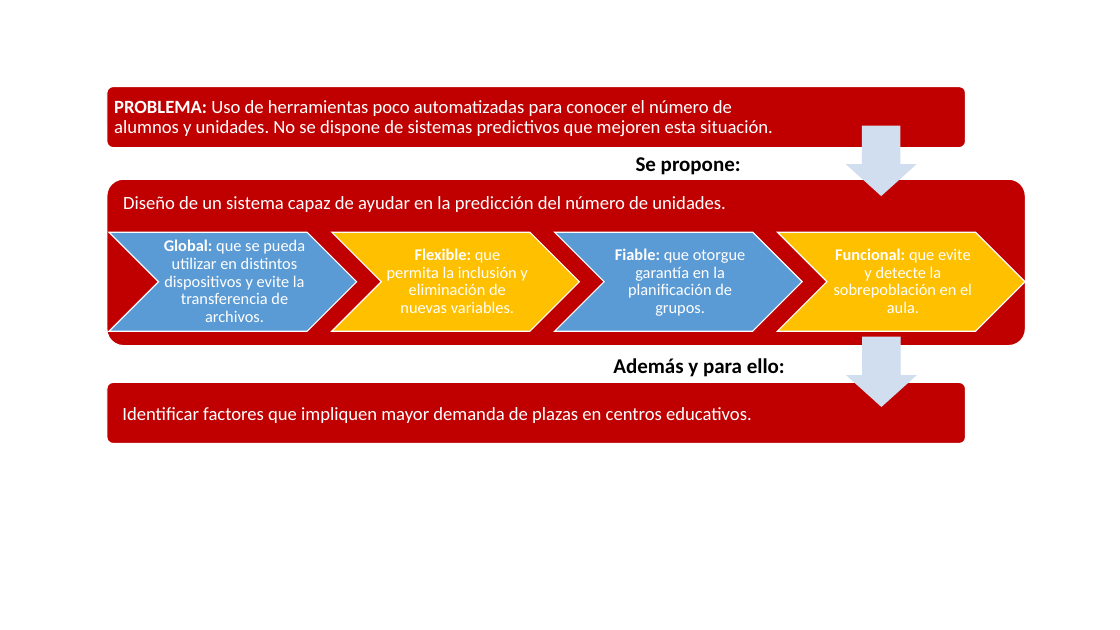
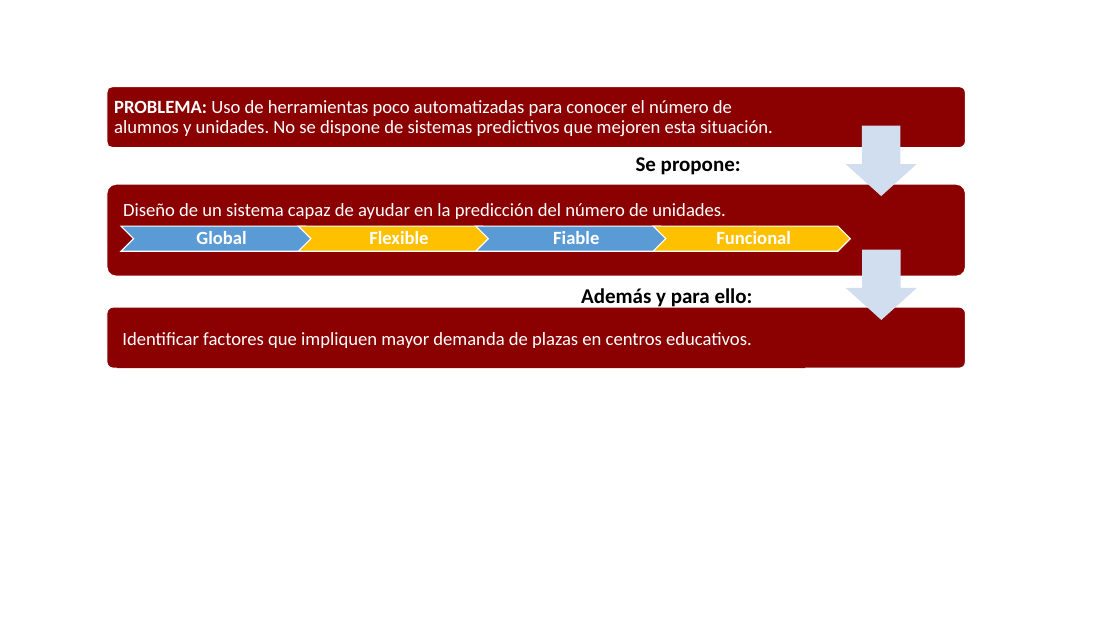
Before and after one commit to abeldeandres/TFM-Educacion, a slide deck: slide 3 of Presentacion/WordArt.pptx. Drawn at 1120x630 pixels with LibreOffice and Linux fonts; fonts in the diff are those of the drawing. Boxes give left, top, right and bottom in pixels: in the first picture for what was removed or moved away, otherwise in the second. Text is boxed around its words. In the diff, an @@ line names an element or a change of style, - is before the commit and + after.

Commit message:
Modificaciones en la Presentacion

```diff
--- a/Presentacion/WordArt.pptx
+++ b/Presentacion/WordArt.pptx
@@ rectangle "PROBLEMA: Uso de herramientas poco ...": place and size @@
-rectangle "PROBLEMA: Uso de herramientas poco ..." at [114,100,773,136]
+rectangle "PROBLEMA: Uso de herramientas poco ..." at [108,88,797,146]
@@ rectangle "PROBLEMA: Uso de herramientas poco ..." at [108,88,797,146]: fill none to #8B0000 @@
@@ text "Diseño de un sistema capaz ...": place and size @@
-text "Diseño de un sistema capaz ..." at [123,196,726,212]
+text "Diseño de un sistema capaz ..." at [123,203,726,219]
@@ rounded rectangle: place and size @@
-rounded rectangle at [107,179,1026,345]
+rounded rectangle at [107,184,965,276]
@@ chevron: place and size @@
-chevron at [109,232,357,331]
+chevron at [121,226,318,251]
@@ chevron: place and size @@
-chevron at [332,232,580,331]
+chevron at [298,226,496,251]
@@ chevron: place and size @@
-chevron at [555,232,802,331]
+chevron at [476,226,674,251]
@@ chevron: place and size @@
-chevron at [778,232,1026,331]
+chevron at [654,226,851,251]
@@ group added at [196,231,791,244]: 4 texts @@
+Global
+Flexible
+Fiable
+Funcional
@@ group removed at [164,239,972,322]: 4 texts @@
-Global: que se pueda utilizar en distintos dispositivos y evite la transferencia de archivos.
-Flexible: que permita la inclusión y eliminación de nuevas variables.
-Fiable: que otorgue garantía en la planificación de grupos.
-Funcional: que evite y detecte la sobrepoblación en el aula.
@@ down arrow: place and size @@
-down arrow at [848,337,916,406]
+down arrow at [848,250,916,319]
@@ text "Además y para ello:": place and size @@
-text "Además y para ello:" at [613,358,785,377]
+text "Además y para ello:" at [581,288,753,310]
@@ rounded rectangle: place and size @@
-rounded rectangle at [107,382,965,444]
+rounded rectangle at [107,308,965,369]
@@ fill #C00000 to #8B0000 in 3 elements at [107,87,965,148], [107,184,965,276], [107,308,965,369] @@
@@ rectangle "Identificar factores que impliquen mayor ..." at [117,311,805,369]: fill none to #8B0000 @@
@@ rectangle "Identificar factores que impliquen mayor ...": place and size @@
-rectangle "Identificar factores que impliquen mayor ..." at [122,407,752,423]
+rectangle "Identificar factores que impliquen mayor ..." at [117,311,805,369]
```
Also in this commit, not shown: 12 other files.
